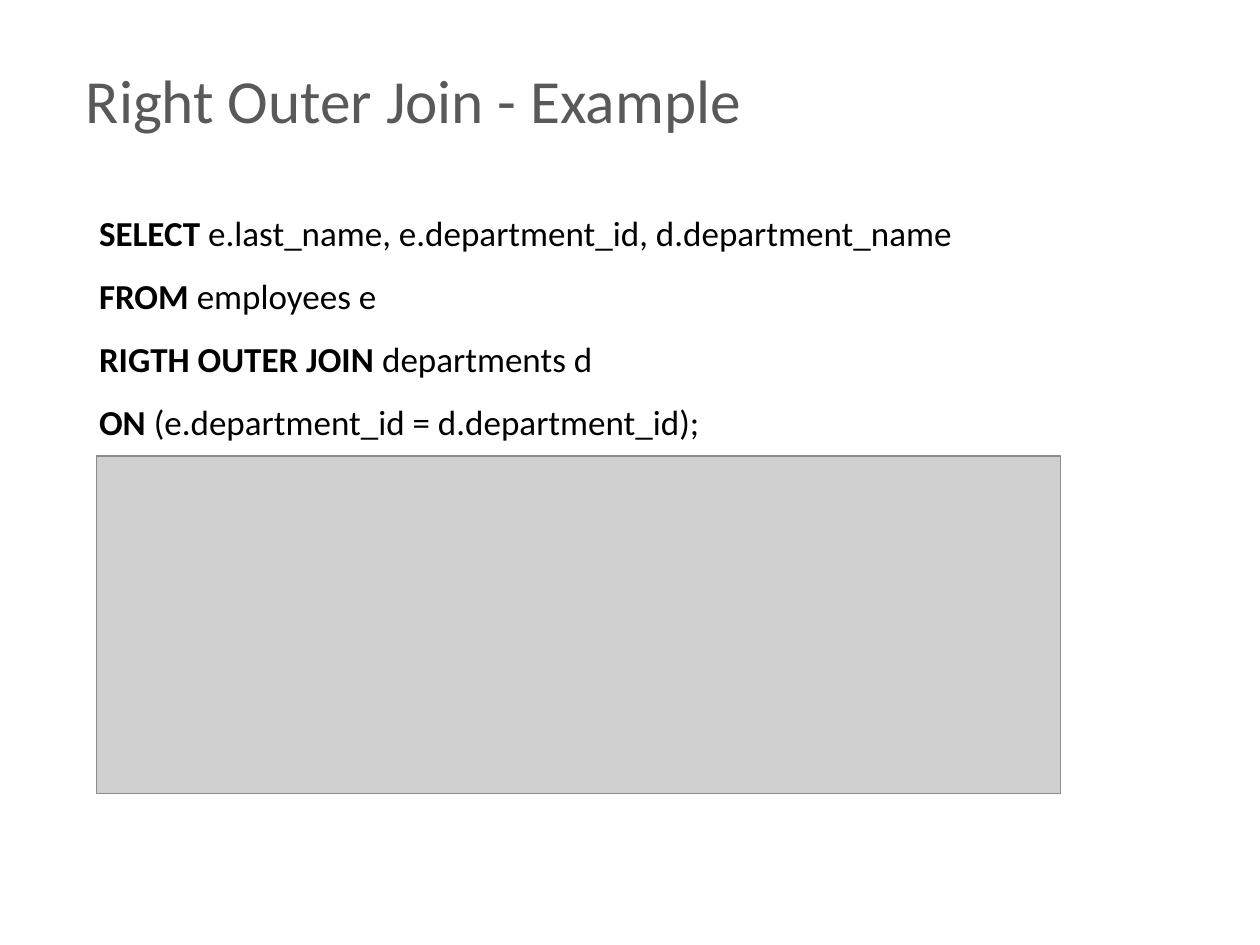
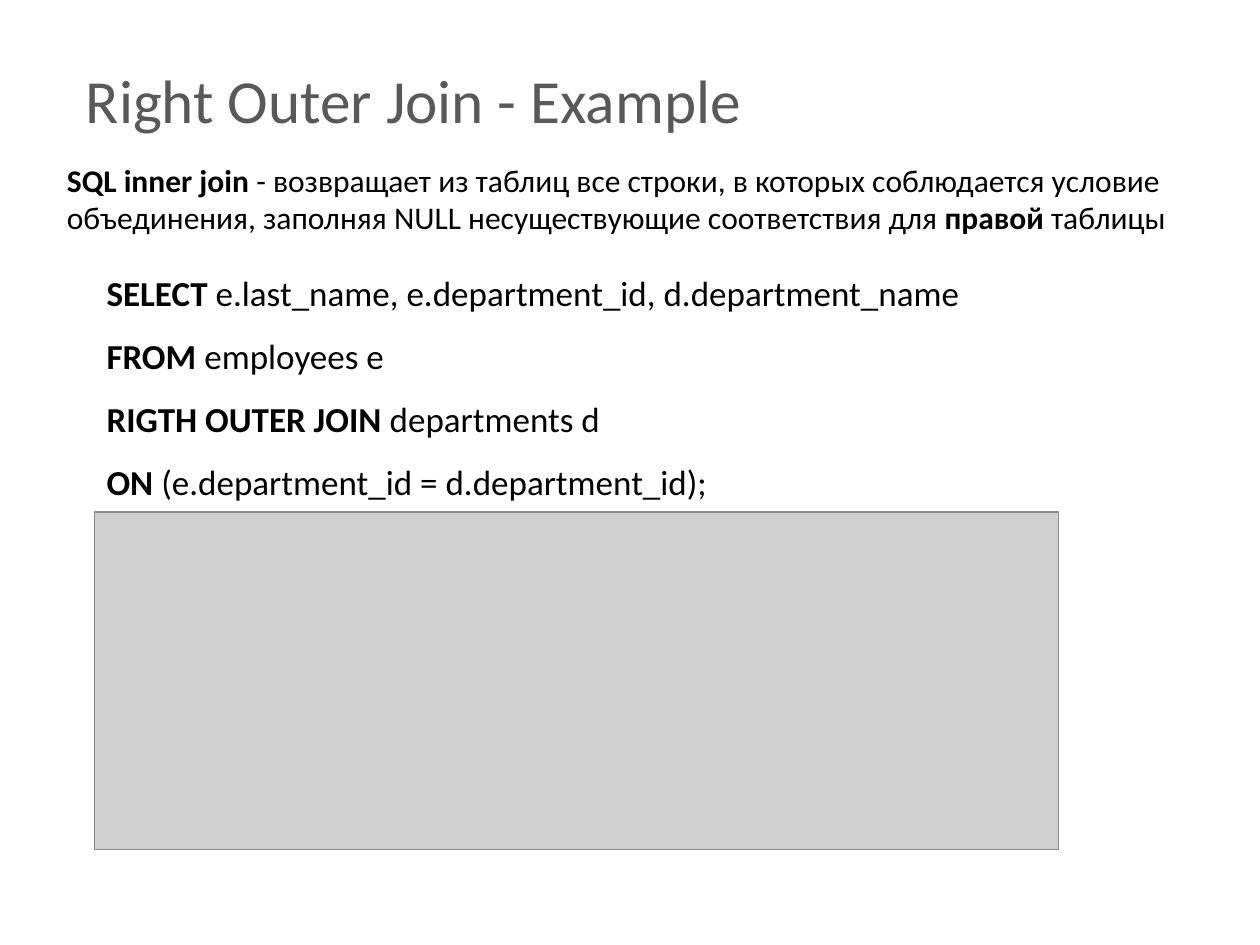
Before and after one commit to BigRacer/swtesting, a slide deck: slide 37 of 7.SQL Intro/SQL.pptx (slide 36 before the commit). Drawn at 1260x945 pixels with LibreOffice and Linux fonts; fonts in the diff are those of the drawing; grey boxes stand for pictures; background and template pictures are left out. Boxes give left, top, right and bottom in pixels: in the first picture for what was removed or moved away, otherwise in the second. Text is boxed around its words. In the diff, an @@ line names an element or a change of style, - is before the commit and + after.

```diff
--- a/7.SQL Intro/SQL.pptx
+++ b/7.SQL Intro/SQL.pptx
@@ text added at box(67, 170, 1166, 235), 18 pt, text #000000 @@
+SQL inner join - возвращает из таблиц все строки, в которых соблюдается условие объединения, заполняя NULL несуществующие соответствия для правой таблицы
@@ text "SELECT e.last_name, e.department_id, d.department_name": place and size @@
-text "SELECT e.last_name, e.department_id, d.department_name" at box(99, 221, 951, 441)
+text "SELECT e.last_name, e.department_id, d.department_name" at box(107, 281, 959, 501)
@@ picture: place and size @@
-picture at box(96, 456, 1061, 794)
+picture at box(94, 512, 1060, 849)
```
Also in this commit, not shown: 8 other slides changed, 1 slide added, 9 other files.
